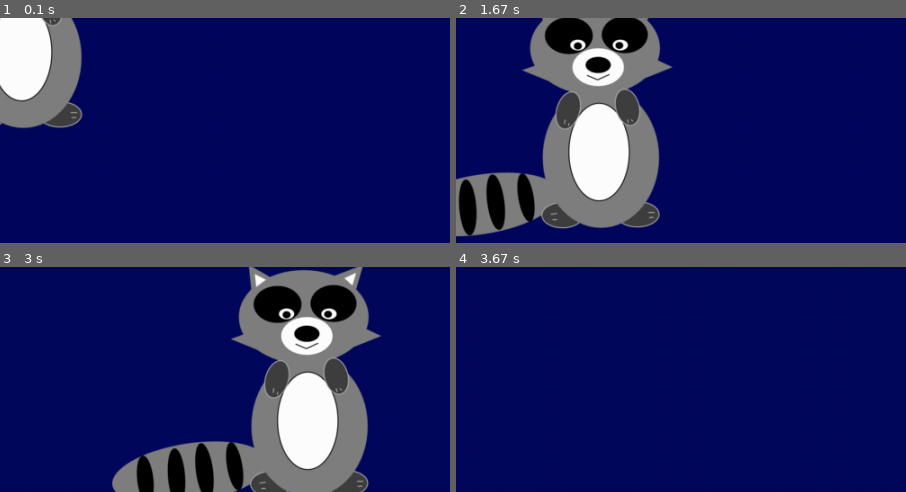
Above: before the commit, frames 1-4 (two rows, left to right).
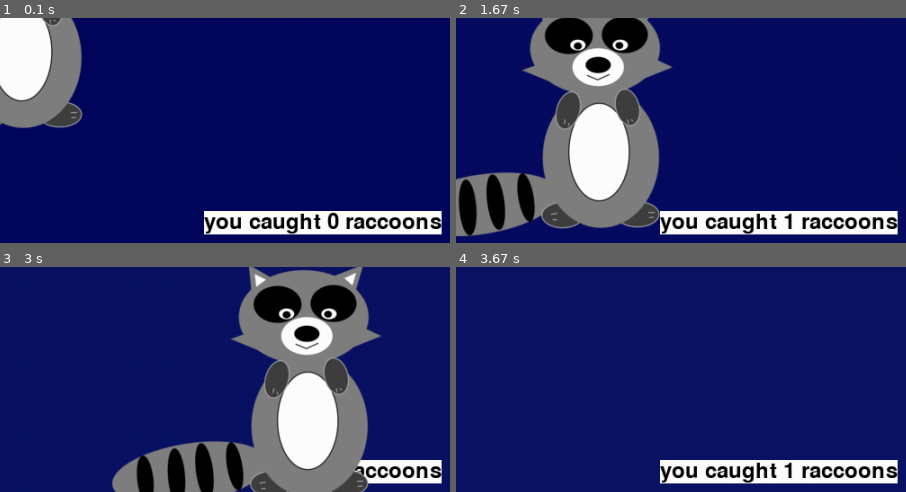
Above: after the commit, the same moments.

Repository: UCHMS19-20/final-project-catch-raccoons-w-dani-jayinski
Game: pygame game, started from src/code.py
Two runs of this game, one before a commit and one after it. Both use one fixed random seed, a clock stepped at 60 frames per second and the inputs below.
Inputs (mouse positions are % of the whole screen's width and height, from its top left):
- Up to frame 1 (0.1 s): no input
- Up to frame 2 (1.67 s): click "Catch the Raccoons before day…" at 0.38 s; click (26, 51) at 0.72 s; click (65, 15) at 1.05 s; click "Catch the Raccoons before day…" at 1.38 s
- Up to frame 3 (3 s): click "Catch the Raccoons before day…" at 2.22 s; click (43, 70) at 2.55 s; click (36, 29) at 2.88 s
- Up to frame 4 (3.67 s): click (85, 76) at 3.22 s; click (81, 48) at 3.55 s
The pictures show only the part of the screen within x 49-99%, y 47-97%; the shares and areas given below are measured in that part.

The runs differ from the first frame. In frame 1, 5.6% of the frame differs, in the area x 45-99%, y 85-97%; in frame 2, 5.6%; in frame 3, 1.9%; in frame 4, 5.6%.

Commit message:
display score

Diff:
--- a/src/code.py
+++ b/src/code.py
@@ -9,10 +9,11 @@
 light_blue = Vector3(173, 216, 230)
 navy = Vector3(2, 7, 93)
 white = Vector3(255, 255, 255)
+black = Vector3(0,0,0)
 # make it change slowly
 color_counter = 0
 
-color_step = .00003
+color_step = .0003
 # Create a display. Size must be a tuple, which is why it's in parentheses
 screen = pygame.display.set_mode( (1000, 500) )
 print(pygame.QUIT)
@@ -24,7 +25,10 @@
 #make a font object
 font = pygame.font.Font('freesansbold.ttf', 32)
 text = font.render('Catch the Raccoons before daytime!', True, white)
-
+# keep track of and display score
+score = 0
+font2 = pygame.font.Font('freesansbold.ttf', 24)
+score_text = font2.render(f'you caught {score} raccoons', True, black, white)
 # x and y of raccoons
 x = 300
 y = 100
@@ -33,13 +37,6 @@
 TIMEREVENT = pygame.USEREVENT + 1
 pygame.time.set_timer(TIMEREVENT, 2000)
 
-def did_catch_raccoon():
-    """figure out if raccoon was clicked on"""
-    pass
-
-def update_score():
-    """display number of raccoons caught"""
-    pass
 
 # Main loop. Your game would go inside this loop
 while True:
@@ -47,16 +44,15 @@
     screen.fill(navy.lerp(light_blue, color_counter))
     # make text appear
     screen.blit(text, (200,10))
-    # make sun pop up
-    if color_counter == 1:
-        screen.blit(sun, (700,50))
 
     #to change color of background in increments and then stop
     if color_counter < 1:
         color_counter += color_step
         if color_counter > 1:
             color_counter = 1
-
+    # make sun pop up
+    if color_counter == 1:
+        screen.blit(sun, (700,50))
 
 
     # do something for each event in the event queue (list of things that happen)
@@ -80,7 +76,11 @@
                 y = random.randint(0, 500 - raccoon.get_height())
                 r.x = x
                 r.y = y
+                score =+ 1
 
-
+    # display score
+    score_text = font2.render(f'you caught {score} raccoons', True, black, white)
+    screen.blit(score_text, (720,450))
+    #show raccoon
     screen.blit(raccoon,(x,y))
     pygame.display.flip()
